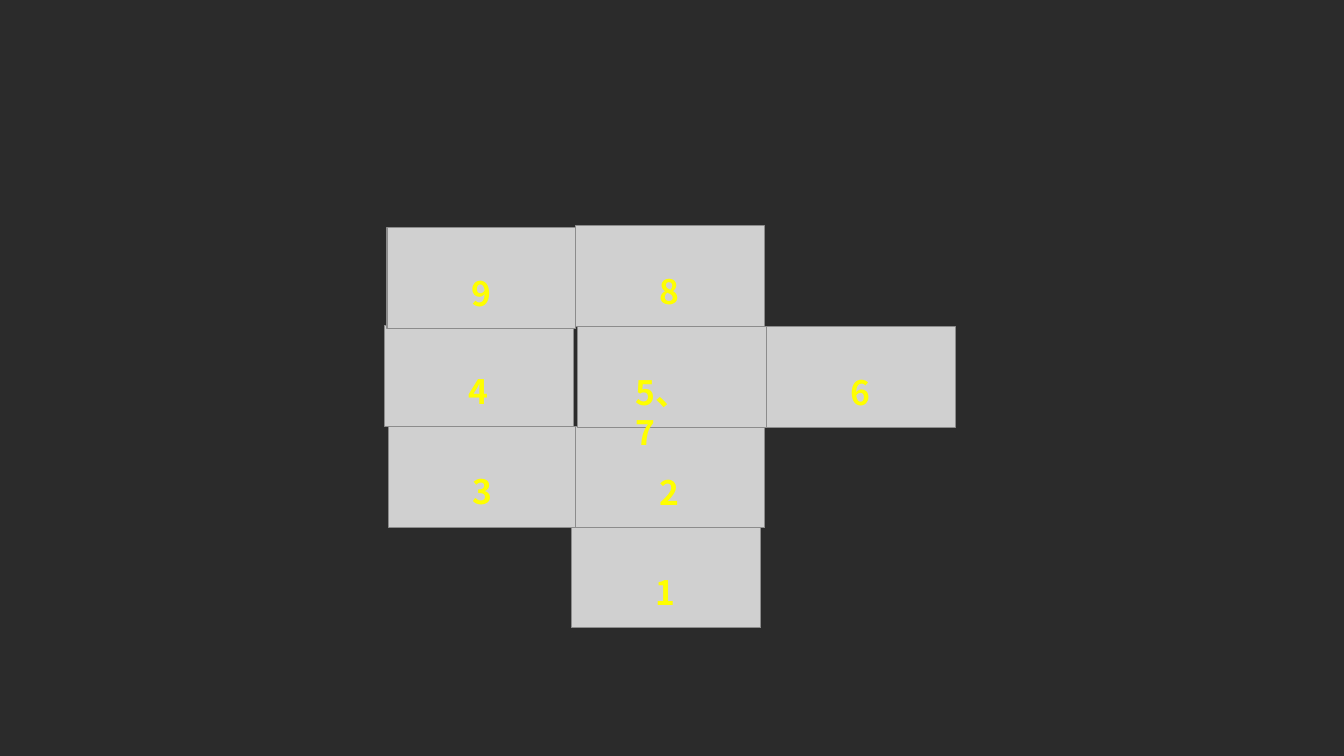
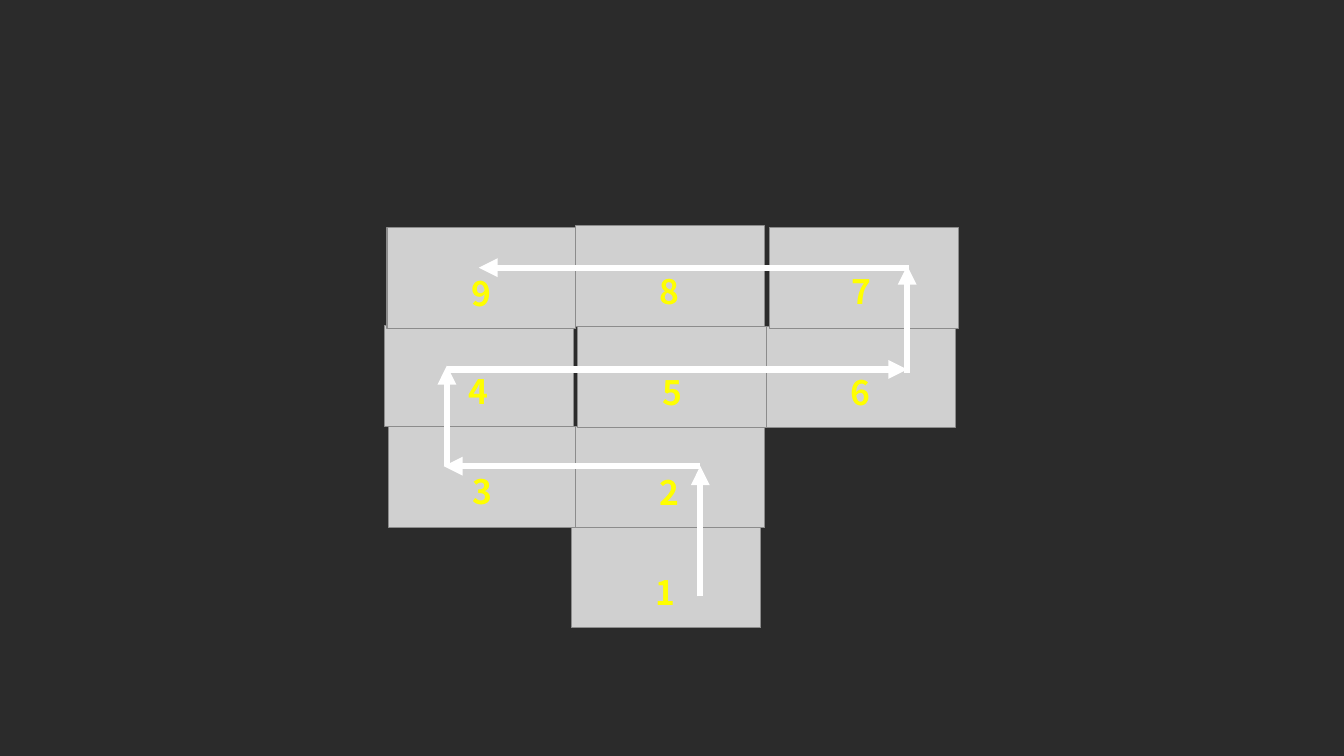
Before and after one commit to AnkorTn/AI3603_HW, a slide deck: slide 9 of HW2/Code_Template/path_draw.pptx. Drawn at 1344x756 pixels with LibreOffice and Linux fonts; fonts in the diff are those of the drawing; grey boxes stand for pictures; background and template pictures are left out; a plain dark background stands for a picture behind light text. Boxes give left, top, right and bottom in pixels: in the first picture for what was removed or moved away, otherwise in the second. Text is boxed around its words. In the diff, an @@ line names an element or a change of style, - is before the commit and + after.

```diff
--- a/HW2/Code_Template/path_draw.pptx
+++ b/HW2/Code_Template/path_draw.pptx
@@ picture added at box(769, 228, 959, 329) @@
@@ arrow added from (909, 268) to (479, 268), #FFFFFF 4.5 pt @@
@@ text added at box(851, 269, 871, 304), 24 pt, text #FFFF00, bold @@
+7
@@ arrow added from (907, 373) to (907, 266), #FFFFFF 4.5 pt @@
@@ arrow added from (447, 466) to (447, 366), #FFFFFF 4.5 pt @@
@@ arrow added from (447, 369) to (907, 369), #FFFFFF 4.5 pt @@
@@ text at box(663, 370, 683, 406): text changed @@
-5、7
+5
@@ arrow added from (701, 466) to (444, 466), #FFFFFF 4.5 pt @@
@@ arrow added from (701, 597) to (701, 466), #FFFFFF 4.5 pt @@
```
Also in this commit, not shown: 1 slide added, 3 other files.
